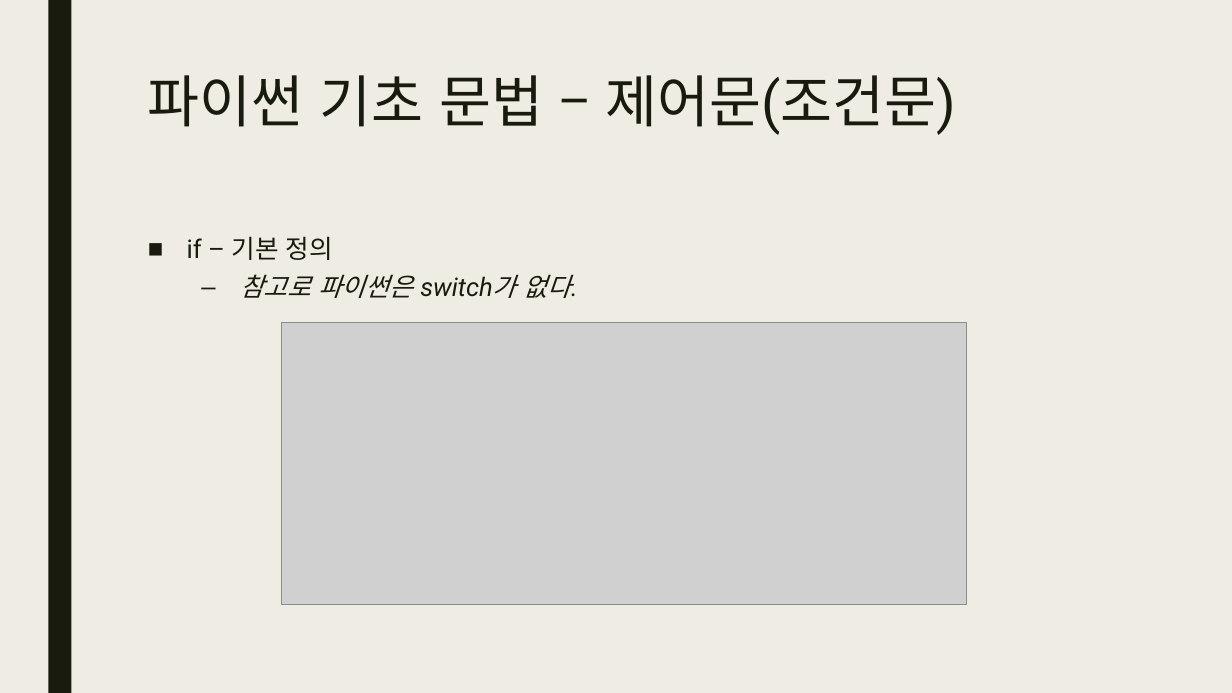
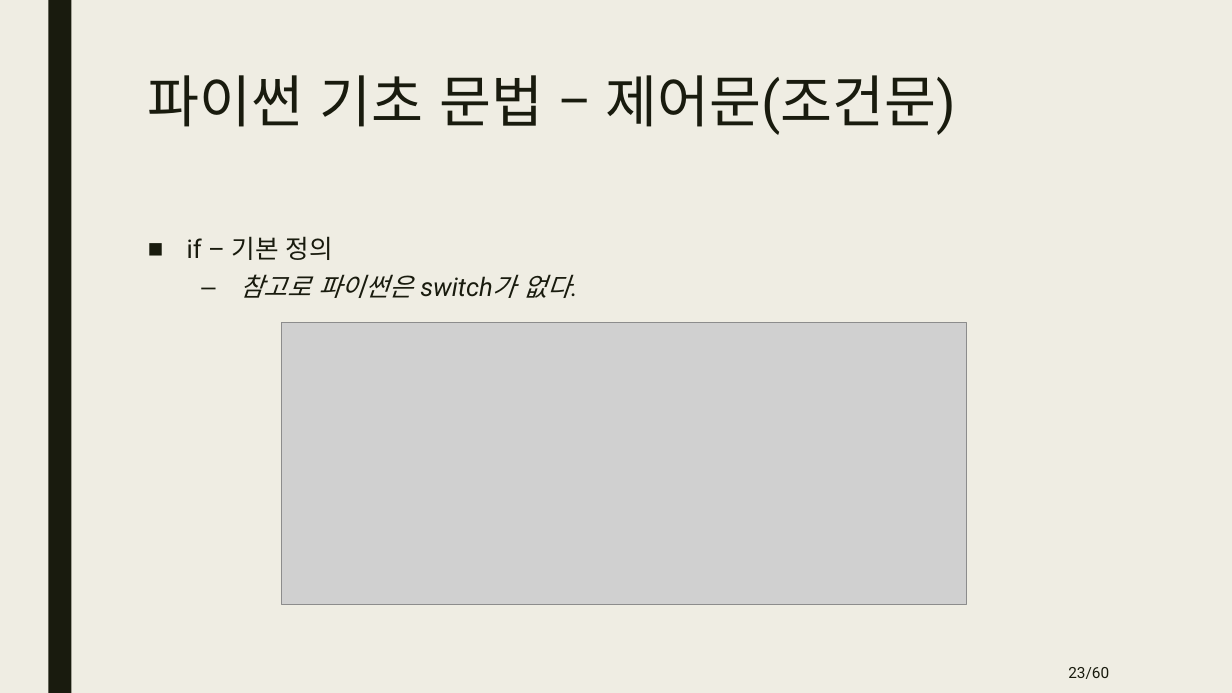
Before and after one commit to DongJoonLeeDJ/AI_305_7_20220627, a slide deck: slide 23 of djpython/파이썬 기초.pptx (slide 22 before the commit). Drawn at 1232x693 pixels with LibreOffice and Linux fonts; fonts in the diff are those of the drawing; grey boxes stand for pictures. Boxes give left, top, right and bottom in pixels: in the first picture for what was removed or moved away, otherwise in the second. Text is boxed around its words. In the diff, an @@ line names an element or a change of style, - is before the commit and + after.

```diff
--- a/djpython/파이썬 기초.pptx
+++ b/djpython/파이썬 기초.pptx
@@ page number added at [1068,667,1109,679], 12 pt, text #191B0E @@
+23/60
```
Also in this commit, not shown: 55 other slides changed, 3 slides added, 2 other files.
